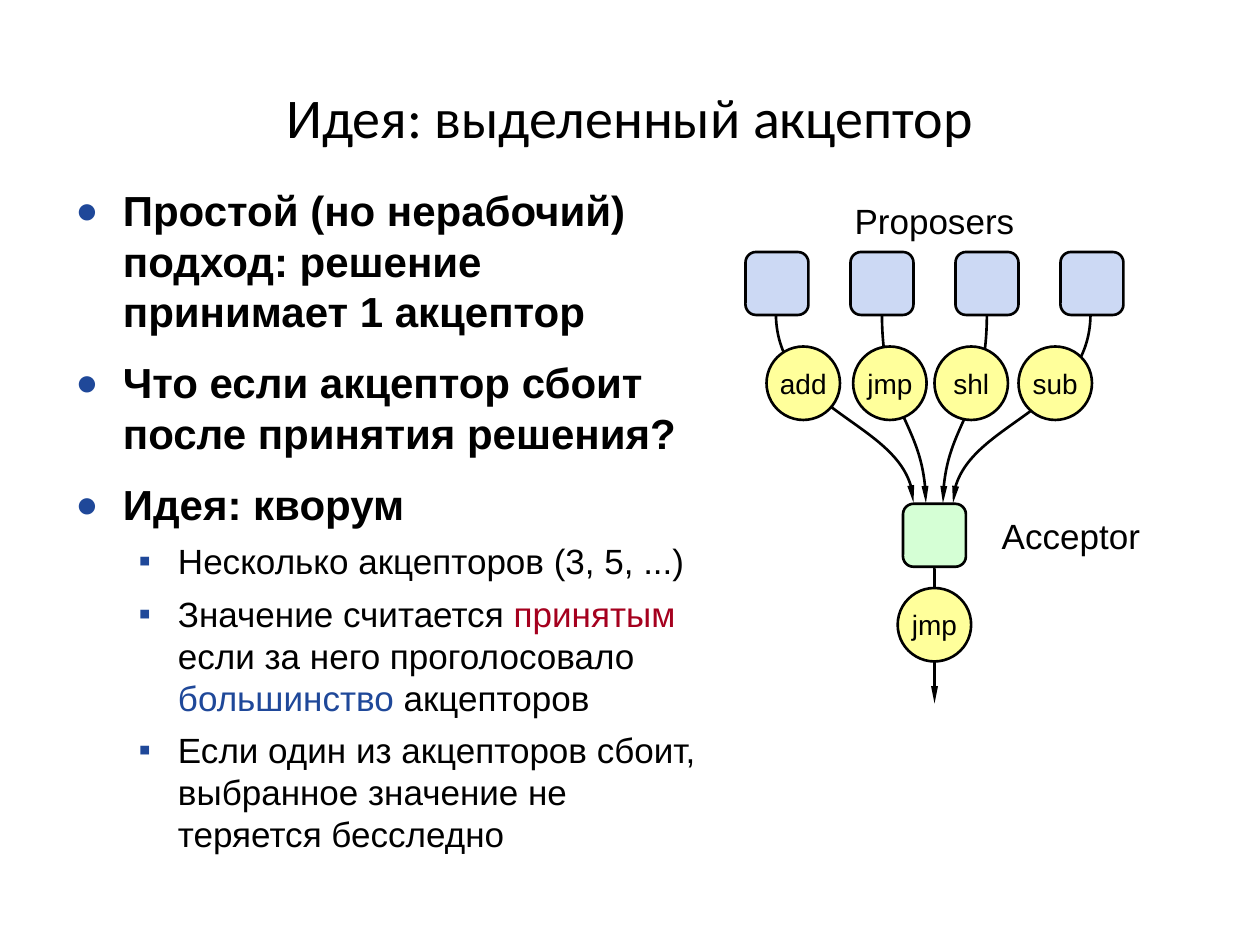
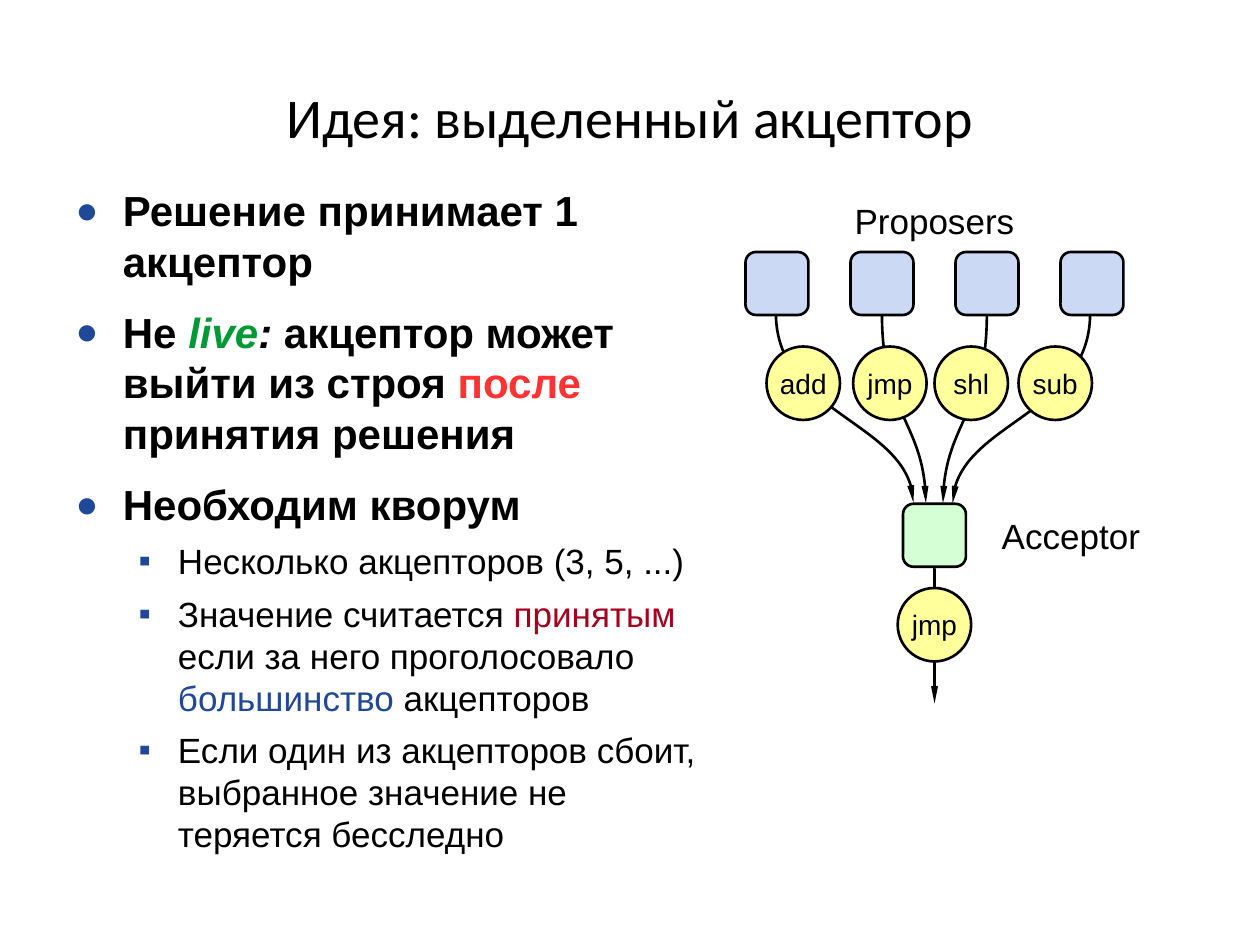
Before and after one commit to kostja/lectures, a slide deck: slide 6 of 2016/11_paxos.odp. Drawn at 1260x945 pixels with LibreOffice and Linux fonts; fonts in the diff are those of the drawing. Boxes give left, top, right and bottom in pixels: in the first picture for what was removed or moved away, otherwise in the second. Text is boxed around its words. In the diff, an @@ line names an element or a change of style, - is before the commit and + after.

```diff
--- a/2016/11_paxos.odp
+++ b/2016/11_paxos.odp
@@ text at (123,197,614,529): text changed @@
-● Простой (но нерабочий) подход: решение принимает 1 акцептор
-● Что если акцептор сбоит после принятия решения?
-● Идея: кворум
+● Решение принимает 1 акцептор
+● Не live: акцептор может выйти из строя после принятия решения
+● Необходим кворум
```
Also in this commit, not shown: 9 other slides changed, 1 slide added, 2 other files.
